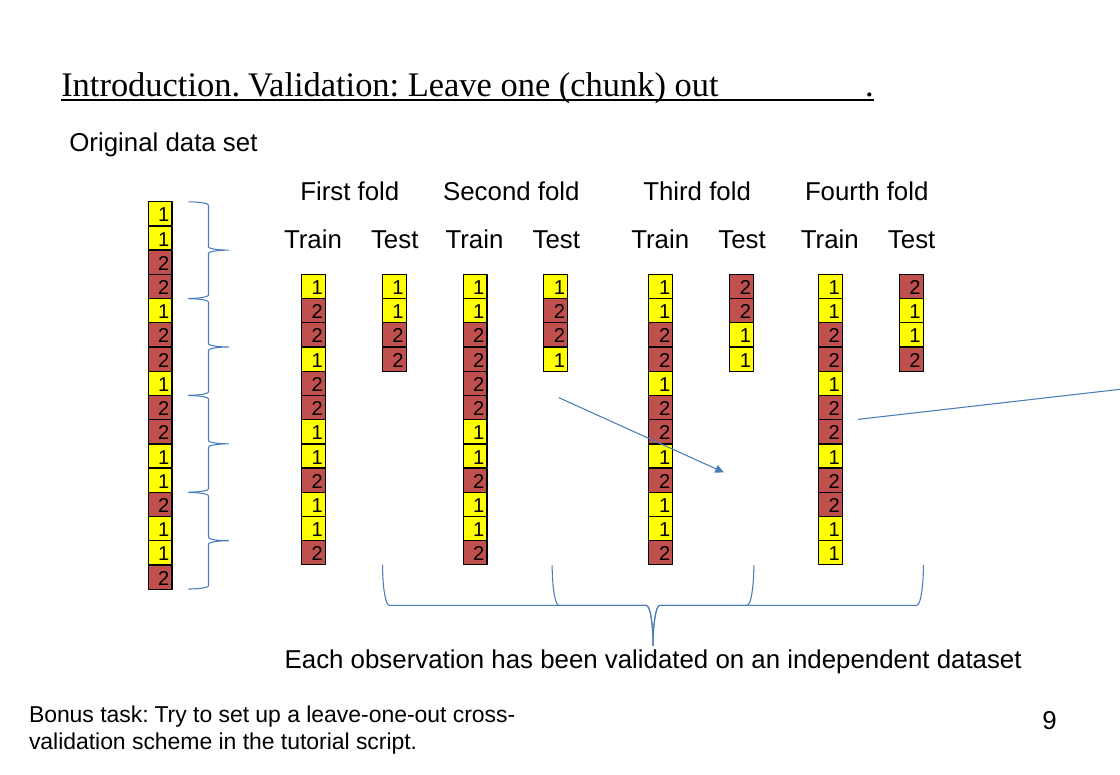
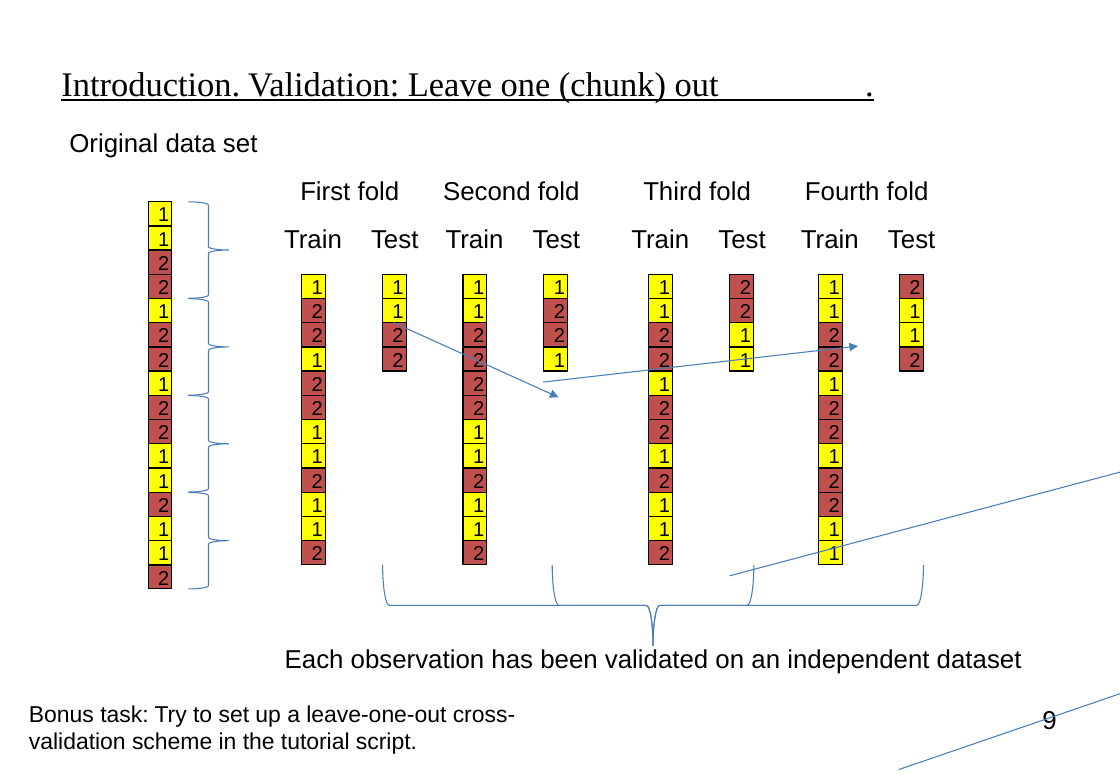
Before and after one commit to ortiztud/fmri_analysis_intro, a slide deck: slide 9 of slides/slides_session-5.pptx. Drawn at 1120x775 pixels with LibreOffice and Linux fonts; fonts in the diff are those of the drawing. Boxes give left, top, right and bottom in pixels: in the first picture for what was removed or moved away, otherwise in the second. Text is boxed around its words. In the diff, an @@ line names an element or a change of style, - is before the commit and + after.

```diff
--- a/slides/slides_session-5.pptx
+++ b/slides/slides_session-5.pptx
@@ freeform shape: place and size @@
-freeform shape at (558, 398, 724, 473)
+freeform shape at (394, 323, 559, 397)
@@ freeform shape: place and size @@
-freeform shape at (858, 384, 1120, 420)
+freeform shape at (543, 346, 857, 383)
@@ freeform shape added at (730, 444, 1120, 577), outline #4A7EBB 0.75 pt @@
@@ freeform shape added at (899, 540, 1120, 769), outline #4A7EBB 0.75 pt @@
```
Also in this commit, not shown: 3 other files.
